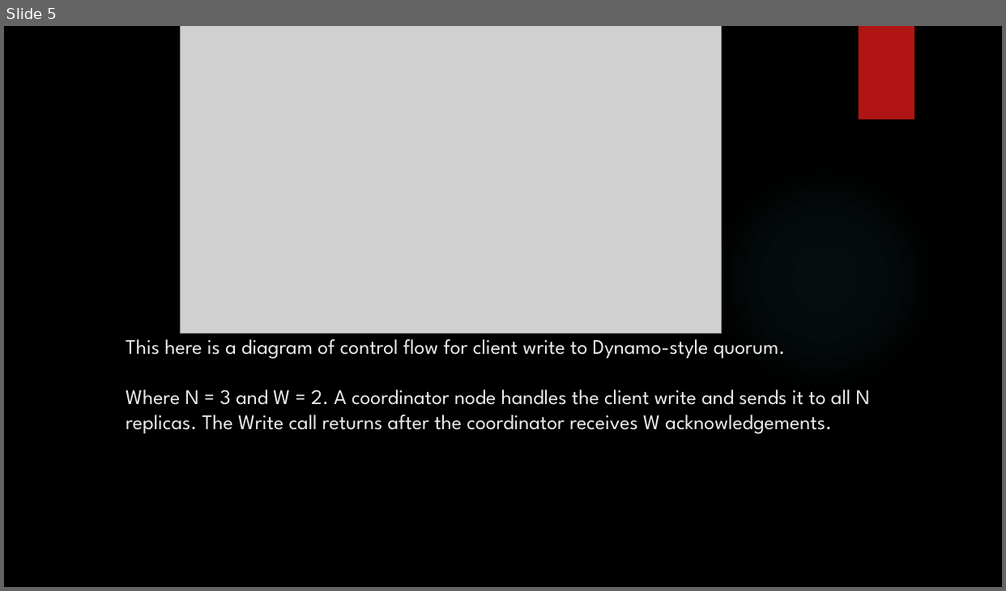
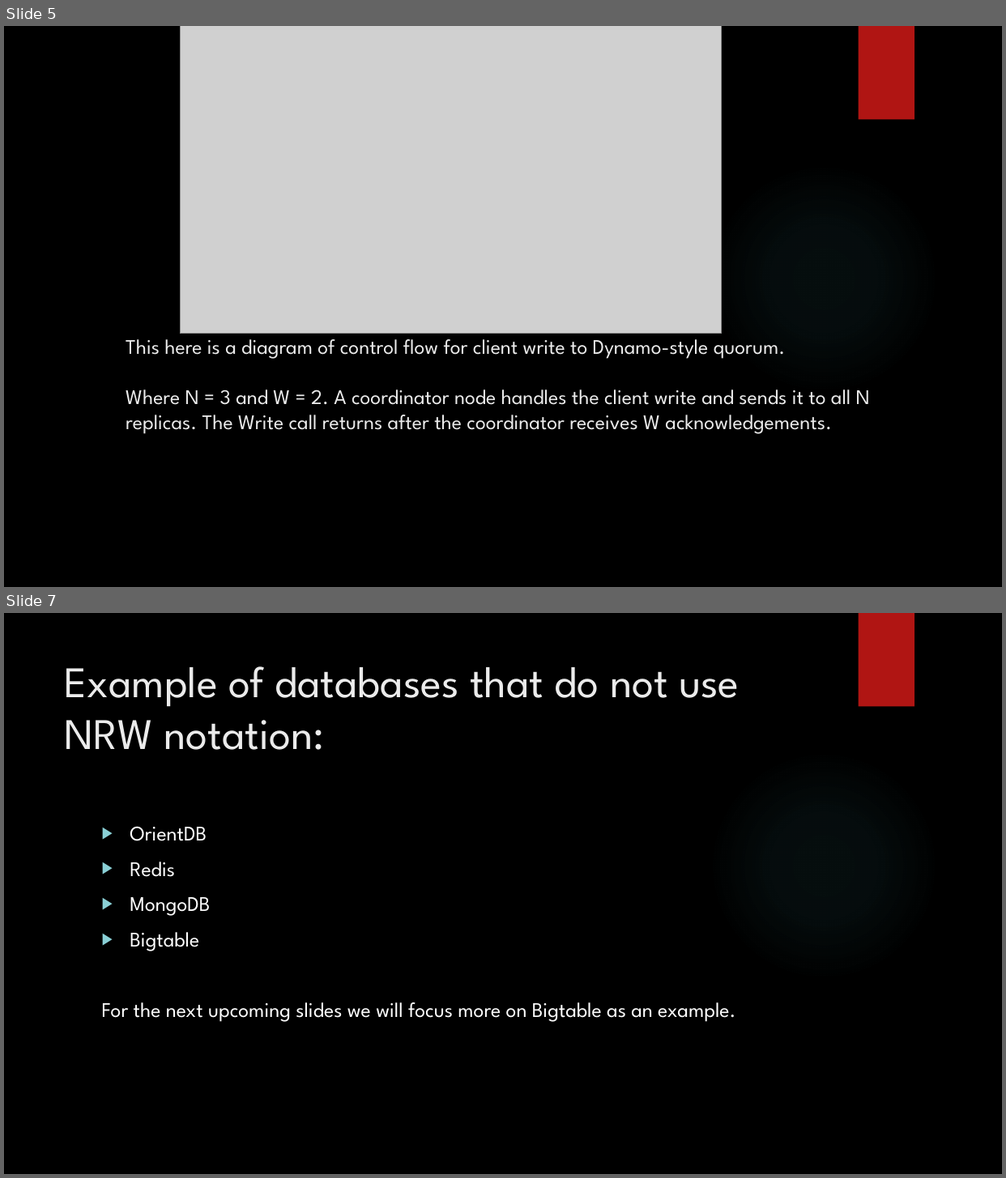
Before and after one commit to MaxWOU/cs364pptx, a slide deck: group6slidshow.pptx. Shown one above the other, each under a label of ours: slide 5 before the commit, slides 5 and 7 after it; the slides between them are not shown. The pictures are 1006x591 and 1006x1178 pixels, drawn with LibreOffice and Linux fonts; fonts in the diff are those of the drawing; grey boxes stand for pictures; background and template pictures are left out. Boxes give left, top, right and bottom in pixels: in the first picture for what was removed or moved away, otherwise in the second. Text is boxed around its words. In the diff, an @@ line names an element or a change of style, - is before the commit and + after.

```diff
--- a/group6slidshow.pptx
+++ b/group6slidshow.pptx
@@ slide 7 added at box(4, 613, 1002, 1174), background picture (left out); not listed: 2 template elements that a slide beside it also shows @@
@@ title added at box(65, 666, 739, 750), 42 pt, text #EBEBEB @@
+Example of databases that do not use NRW notation:
@@ text added at box(102, 826, 735, 1022), 20 pt, text #FFFFFF @@
+▶ OrientDB
+▶ Redis
+▶ MongoDB
+▶ Bigtable
+For the next upcoming slides we will focus more on Bigtable as an example.
```
Also in this commit, not shown: 2 slides changed, 5 other slides added.
